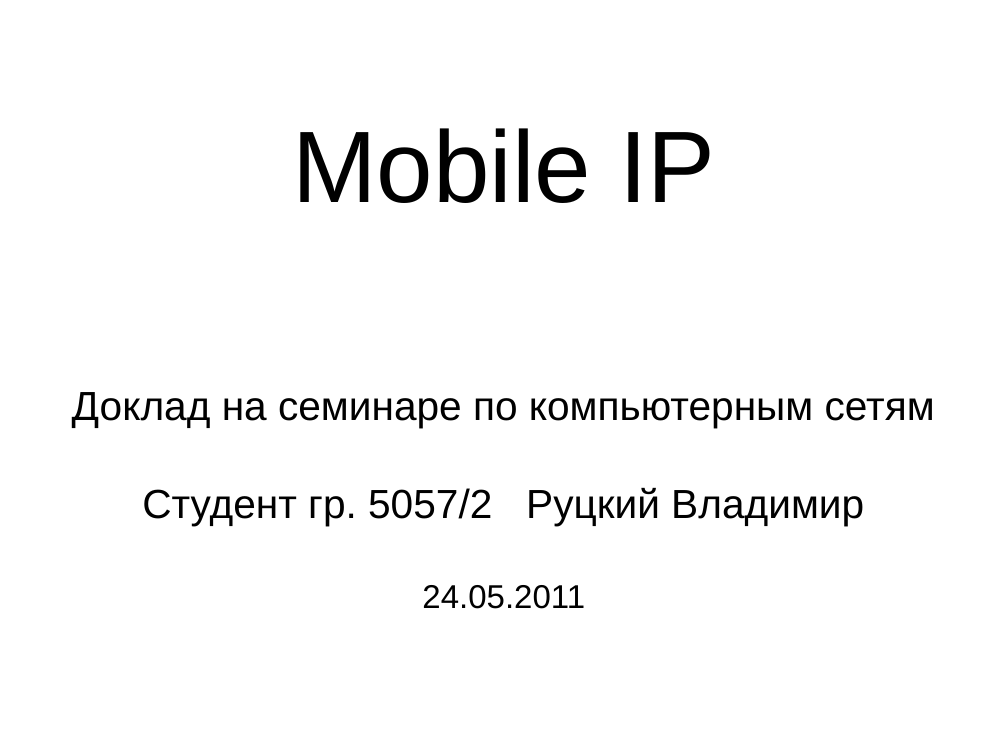
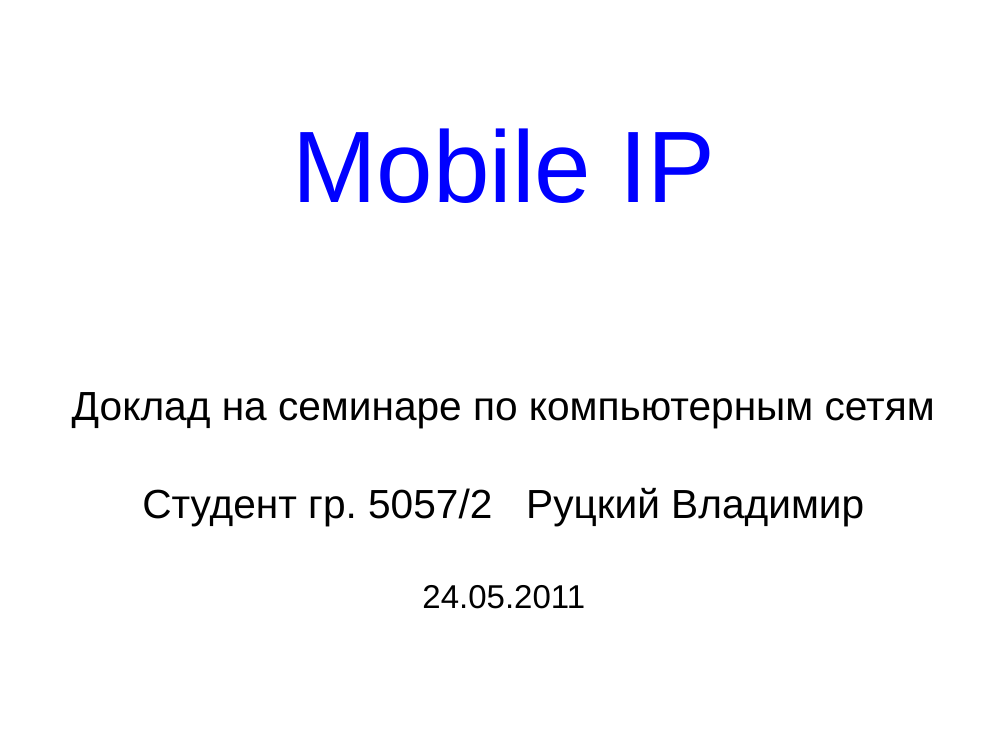
Before and after one commit to rutsky/semester10, a slide deck: slide 1 of Computer_networks/MobileIP/MobileIP.odp. Drawn at 1008x756 pixels with LibreOffice and Linux fonts; fonts in the diff are those of the drawing. Boxes give left, top, right and bottom in pixels: in the first picture for what was removed or moved away, otherwise in the second. Text is boxed around its words. In the diff, an @@ line names an element or a change of style, - is before the commit and + after.

Commit message:
MobileIP: WIP

```diff
--- a/Computer_networks/MobileIP/MobileIP.odp
+++ b/Computer_networks/MobileIP/MobileIP.odp
@@ title "Mobile IP" at [292, 128, 715, 203]: text colour #000000 to #0000FF @@
```
Also in this commit, not shown: 9 slides added, 1 slide removed.
